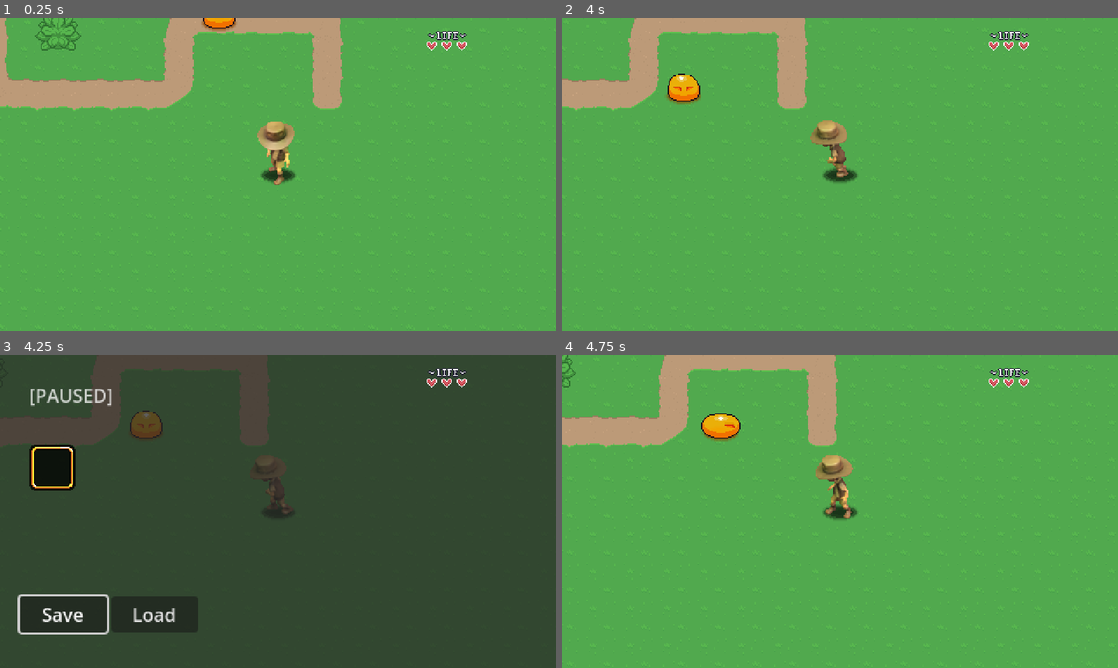
Above: before the commit, frames 1-4 (two rows, left to right).
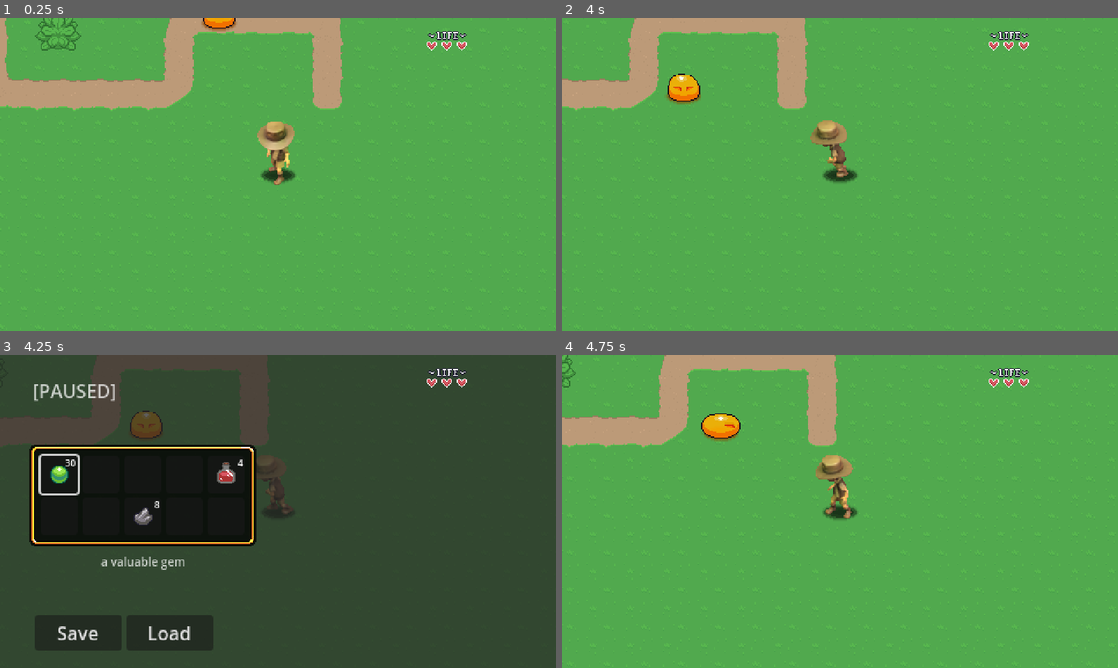
Above: after the commit, the same moments.

Repository: Pascal-Casier/michaelrpggameindy
Game: Godot game, scene res://playground.tscn
The game is run twice, just before and just after one commit, with the same random seed, the same clock (stepped at 60 frames per second) and the same inputs.
Inputs:
- Up to frame 1 (0.25 s): no input
- Up to frame 2 (4 s): tap Enter at 0.5 s; hold D (right) 0.53-1.28 s; hold Z (attack) 0.53-1.28 s; hold S (down) 1.28-2.03 s; tap Z (attack) at 1.35, 2.85 s; hold D (right) 2.03-2.78 s; hold Z (attack) 2.03-2.78 s; hold W (up) 2.78-3.53 s; hold A (left) from 3.53 s (still down); hold Z (attack) from 3.53 s (still down)
- Up to frame 3 (4.25 s): keep holding A (left); keep holding Z (attack); tap Escape (pause) at 4.15 s
- Up to frame 4 (4.75 s): release A (left) at 4.25 s; release Z (attack) at 4.25 s; click "Save" at 4.25 s

Frames 1-2 are identical in both runs. In frame 3, 18% of the frame differs, in the area x 3-47%, y 9-95%; in frame 4, nothing differs.

Commit message:
E16 inventory first part

Diff:
--- /dev/null
+++ b/GUI/Pause_menu/Inventory/Scripts/inventory_slot_ui.gd
@@ -0,0 +1,29 @@
+class_name InventorySlotUI extends Button
+
+
+var slot_data : SlotData : set = set_slot_data
+
+@onready var texture_rect: TextureRect = $TextureRect
+@onready var label: Label = $Label
+
+func _ready() -> void:
+	texture_rect.texture= null
+	label.text = ""
+	focus_entered.connect(item_focused)
+	focus_exited.connect(item_unfocused)
+
+func set_slot_data(value : SlotData) -> void:
+	slot_data = value
+	if slot_data == null:
+		return
+	texture_rect.texture = slot_data.item_data.texture
+	label.text = str(slot_data.quantity)
+
+func item_focused() -> void:
+	if slot_data !=  null:
+		if slot_data.item_data != null:
+			PauseMenu.update_item_description(slot_data.item_data.description)
+	pass
+
+func item_unfocused() -> void:
+	PauseMenu.update_item_description("")
--- /dev/null
+++ b/GUI/Pause_menu/Inventory/Scripts/inventory_ui.gd
@@ -0,0 +1,25 @@
+class_name InventoryUI extends Control
+
+
+const INVENTORY_SLOT= preload("res://GUI/Pause_menu/Inventory/inventory_slot.tscn")
+
+@export var data : InventoryData
+
+
+func _ready() -> void:
+	PauseMenu.shown.connect(update_inventory)
+	PauseMenu.hidden.connect(clear_inventory)
+	clear_inventory()
+	pass
+
+func clear_inventory() -> void:
+	for c in get_children():
+		c.queue_free()
+
+func update_inventory() -> void:
+	for s in data.slots:
+		var new_slot = INVENTORY_SLOT.instantiate()
+		add_child(new_slot)
+		new_slot.slot_data = s
+
+	get_child(0).grab_focus()
--- a/GUI/Pause_menu/Inventory/inventory_slot.tscn
+++ b/GUI/Pause_menu/Inventory/inventory_slot.tscn
@@ -1,8 +1,33 @@
-[gd_scene format=3 uid="uid://oabx2dntjjmq"]
+[gd_scene load_steps=4 format=3 uid="uid://oabx2dntjjmq"]
+
+[ext_resource type="Texture2D" uid="uid://cgtwvam2xfrc6" path="res://Items/Sprites/items.png" id="1_knipy"]
+[ext_resource type="Script" uid="uid://day5uuc3no7p8" path="res://GUI/Pause_menu/Inventory/Scripts/inventory_slot_ui.gd" id="1_svcoc"]
+
+[sub_resource type="AtlasTexture" id="AtlasTexture_svcoc"]
+atlas = ExtResource("1_knipy")
+region = Rect2(0, 0, 32, 32)
 
 [node name="InventorySlot" type="Button"]
+custom_minimum_size = Vector2(32, 32)
+offset_right = 32.0
+offset_bottom = 32.0
+script = ExtResource("1_svcoc")
+
+[node name="TextureRect" type="TextureRect" parent="."]
+layout_mode = 0
+offset_right = 32.0
+offset_bottom = 32.0
+texture = SubResource("AtlasTexture_svcoc")
+stretch_mode = 3
+
+[node name="Label" type="Label" parent="."]
+layout_mode = 1
 anchors_preset = 15
 anchor_right = 1.0
 anchor_bottom = 1.0
+offset_right = -1.0
 grow_horizontal = 2
 grow_vertical = 2
+theme_override_font_sizes/font_size = 8
+text = "99"
+horizontal_alignment = 2
--- a/GUI/Pause_menu/Inventory/player_inventory.tres
+++ b/GUI/Pause_menu/Inventory/player_inventory.tres
@@ -1,8 +1,10 @@
-[gd_resource type="Resource" script_class="InventoryData" load_steps=5 format=3 uid="uid://dqsnsovnmkkk1"]
+[gd_resource type="Resource" script_class="InventoryData" load_steps=9 format=3 uid="uid://dqsnsovnmkkk1"]
 
 [ext_resource type="Script" uid="uid://gsx6ms7nbwfc" path="res://GUI/Pause_menu/Inventory/Scripts/inventory_data.gd" id="1_hkasp"]
 [ext_resource type="Script" uid="uid://br02tj45haxos" path="res://GUI/Pause_menu/Inventory/Scripts/slot_data.gd" id="2_8fnfv"]
 [ext_resource type="Resource" uid="uid://b3wrvqdhoqrex" path="res://Items/gem.tres" id="3_8fnfv"]
+[ext_resource type="Resource" uid="uid://bucaencnhxirk" path="res://Items/potion.tres" id="4_6vbvx"]
+[ext_resource type="Resource" uid="uid://dshvlafdiqnm6" path="res://Items/stone.tres" id="5_5bsby"]
 
 [sub_resource type="Resource" id="Resource_p7mi0"]
 script = ExtResource("2_8fnfv")
@@ -10,7 +12,19 @@
 quantity = 30
 metadata/_custom_type_script = "uid://br02tj45haxos"
 
+[sub_resource type="Resource" id="Resource_0t6px"]
+script = ExtResource("2_8fnfv")
+item_data = ExtResource("4_6vbvx")
+quantity = 4
+metadata/_custom_type_script = "uid://br02tj45haxos"
+
+[sub_resource type="Resource" id="Resource_ex750"]
+script = ExtResource("2_8fnfv")
+item_data = ExtResource("5_5bsby")
+quantity = 8
+metadata/_custom_type_script = "uid://br02tj45haxos"
+
 [resource]
 script = ExtResource("1_hkasp")
-slots = Array[ExtResource("2_8fnfv")]([SubResource("Resource_p7mi0"), null, null])
+slots = Array[ExtResource("2_8fnfv")]([SubResource("Resource_p7mi0"), null, null, null, SubResource("Resource_0t6px"), null, null, SubResource("Resource_ex750"), null, null])
 metadata/_custom_type_script = "uid://gsx6ms7nbwfc"
--- a/GUI/Pause_menu/pause_menu.gd
+++ b/GUI/Pause_menu/pause_menu.gd
@@ -1,7 +1,11 @@
 extends CanvasLayer
 
-@onready var button_save: Button = $HBoxContainer/Button_Save
-@onready var button_load: Button = $HBoxContainer/Button_Load
+signal shown
+signal hidden
+
+@onready var button_save: Button = $Control/HBoxContainer/Button_Save
+@onready var button_load: Button = $Control/HBoxContainer/Button_Load
+@onready var item_description: Label = $Control/ItemDescription
 
 var is_paused := false
 
@@ -23,12 +27,13 @@
 	get_tree().paused = true
 	visible = true
 	is_paused = true
-	button_save.grab_focus()
+	shown.emit()
 
 func hide_pause_menu() -> void:
 	get_tree().paused = false
 	visible = false
 	is_paused = false
+	hidden.emit()
 
 func _on_save_pressed() -> void:
 	if !is_paused:
@@ -45,3 +50,6 @@
 	await LevelManager.level_load_started
 	hide_pause_menu()
 	pass
+
+func update_item_description(new_text : String) -> void:
+	item_description.text = new_text
--- a/GUI/Pause_menu/pause_menu.tscn
+++ b/GUI/Pause_menu/pause_menu.tscn
@@ -1,7 +1,10 @@
-[gd_scene load_steps=5 format=3 uid="uid://2nxrl30ba1hk"]
+[gd_scene load_steps=8 format=3 uid="uid://2nxrl30ba1hk"]
 
 [ext_resource type="Script" uid="uid://y7uaxhu0dwv6" path="res://GUI/Pause_menu/pause_menu.gd" id="1_4m15a"]
 [ext_resource type="Texture2D" uid="uid://cgtwvam2xfrc6" path="res://Items/Sprites/items.png" id="2_75sfk"]
+[ext_resource type="Script" uid="uid://dnrex5wjlk8uj" path="res://GUI/Pause_menu/Inventory/Scripts/inventory_ui.gd" id="3_8wqos"]
+[ext_resource type="PackedScene" uid="uid://oabx2dntjjmq" path="res://GUI/Pause_menu/Inventory/inventory_slot.tscn" id="3_40sp7"]
+[ext_resource type="Resource" uid="uid://dqsnsovnmkkk1" path="res://GUI/Pause_menu/Inventory/player_inventory.tres" id="4_jxlrx"]
 
 [sub_resource type="AtlasTexture" id="AtlasTexture_40sp7"]
 atlas = ExtResource("2_75sfk")
@@ -22,7 +25,16 @@
 process_mode = 3
 script = ExtResource("1_4m15a")
 
-[node name="ColorRect" type="ColorRect" parent="."]
+[node name="Control" type="Control" parent="."]
+layout_mode = 3
+anchors_preset = 15
+anchor_right = 1.0
+anchor_bottom = 1.0
+grow_horizontal = 2
+grow_vertical = 2
+
+[node name="ColorRect" type="ColorRect" parent="Control"]
+layout_mode = 1
 anchors_preset = 15
 anchor_right = 1.0
 anchor_bottom = 1.0
@@ -30,51 +42,93 @@
 grow_vertical = 2
 color = Color(0.152941, 0.14902, 0.14902, 0.745098)
 
-[node name="Label" type="Label" parent="."]
+[node name="Label" type="Label" parent="Control"]
 modulate = Color(1, 1, 1, 0.74902)
+layout_mode = 1
 anchors_preset = 8
 anchor_left = 0.5
 anchor_top = 0.5
 anchor_right = 0.5
 anchor_bottom = 0.5
-offset_left = -215.0
-offset_top = -112.0
-offset_right = -142.0
-offset_bottom = -89.0
+offset_left = -212.0
+offset_top = -116.0
+offset_right = -139.0
+offset_bottom = -93.0
 grow_horizontal = 2
 grow_vertical = 2
 text = "[PAUSED]"
 
-[node name="PanelContainer" type="PanelContainer" parent="."]
-offset_left = 25.0
-offset_top = 77.0
-offset_right = 65.0
-offset_bottom = 117.0
-theme_override_styles/panel = SubResource("StyleBoxTexture_8wqos")
-
-[node name="GridContainer" type="GridContainer" parent="PanelContainer"]
-layout_mode = 2
-columns = 5
-
-[node name="HBoxContainer" type="HBoxContainer" parent="."]
+[node name="ItemDescription" type="Label" parent="Control"]
+modulate = Color(1, 1, 1, 0.74902)
+layout_mode = 1
 anchors_preset = 8
 anchor_left = 0.5
 anchor_top = 0.5
 anchor_right = 0.5
 anchor_bottom = 0.5
-offset_left = -223.0
-offset_top = 73.0
-offset_right = -69.0
-offset_bottom = 104.0
+offset_left = -211.0
+offset_top = 36.0
+offset_right = -21.0
+offset_bottom = 84.0
+grow_horizontal = 2
+grow_vertical = 2
+theme_override_font_sizes/font_size = 10
+text = "this potion will restore health dfgdsfsdfdsfd"
+horizontal_alignment = 1
+autowrap_mode = 2
+
+[node name="PanelContainer" type="PanelContainer" parent="Control"]
+layout_mode = 0
+offset_left = 25.0
+offset_top = 77.0
+offset_right = 221.0
+offset_bottom = 165.0
+theme_override_styles/panel = SubResource("StyleBoxTexture_8wqos")
+
+[node name="GridContainer" type="GridContainer" parent="Control/PanelContainer"]
+layout_mode = 2
+columns = 5
+script = ExtResource("3_8wqos")
+data = ExtResource("4_jxlrx")
+
+[node name="InventorySlot" parent="Control/PanelContainer/GridContainer" instance=ExtResource("3_40sp7")]
+layout_mode = 2
+
+[node name="InventorySlot2" parent="Control/PanelContainer/GridContainer" instance=ExtResource("3_40sp7")]
+layout_mode = 2
+
+[node name="InventorySlot3" parent="Control/PanelContainer/GridContainer" instance=ExtResource("3_40sp7")]
+layout_mode = 2
+
+[node name="InventorySlot4" parent="Control/PanelContainer/GridContainer" instance=ExtResource("3_40sp7")]
+layout_mode = 2
+
+[node name="InventorySlot5" parent="Control/PanelContainer/GridContainer" instance=ExtResource("3_40sp7")]
+layout_mode = 2
+
+[node name="InventorySlot6" parent="Control/PanelContainer/GridContainer" instance=ExtResource("3_40sp7")]
+layout_mode = 2
+
+[node name="HBoxContainer" type="HBoxContainer" parent="Control"]
+layout_mode = 1
+anchors_preset = 8
+anchor_left = 0.5
+anchor_top = 0.5
+anchor_right = 0.5
+anchor_bottom = 0.5
+offset_left = -210.0
+offset_top = 89.0
+offset_right = -56.0
+offset_bottom = 120.0
 grow_horizontal = 2
 grow_vertical = 2
 
-[node name="Button_Save" type="Button" parent="HBoxContainer"]
+[node name="Button_Save" type="Button" parent="Control/HBoxContainer"]
 custom_minimum_size = Vector2(75, 0)
 layout_mode = 2
 text = "Save"
 
-[node name="Button_Load" type="Button" parent="HBoxContainer"]
+[node name="Button_Load" type="Button" parent="Control/HBoxContainer"]
 custom_minimum_size = Vector2(75, 0)
 layout_mode = 2
 text = "Load"
--- a/GUI/Scene_transition/Scene_transition.tscn
+++ b/GUI/Scene_transition/Scene_transition.tscn
@@ -1,6 +1,21 @@
 [gd_scene load_steps=7 format=3 uid="uid://c6tx5ssgcmj7c"]
 
 [ext_resource type="Script" uid="uid://dqt0en7fwr0qo" path="res://GUI/Scene_transition/scene_transition.gd" id="1_ta5vr"]
+
+[sub_resource type="Animation" id="Animation_yi3ou"]
+length = 0.001
+tracks/0/type = "value"
+tracks/0/imported = false
+tracks/0/enabled = true
+tracks/0/path = NodePath("ColorRect:color")
+tracks/0/interp = 1
+tracks/0/loop_wrap = true
+tracks/0/keys = {
+"times": PackedFloat32Array(0),
+"transitions": PackedFloat32Array(1),
+"update": 0,
+"values": [Color(0, 0, 0, 0)]
+}
 
 [sub_resource type="Animation" id="Animation_3q3a5"]
 resource_name = "default"
@@ -32,21 +47,6 @@
 "transitions": PackedFloat32Array(1, 1),
 "update": 0,
 "values": [Color(0, 0, 0, 1), Color(0, 0, 0, 0)]
-}
-
-[sub_resource type="Animation" id="Animation_yi3ou"]
-length = 0.001
-tracks/0/type = "value"
-tracks/0/imported = false
-tracks/0/enabled = true
-tracks/0/path = NodePath("ColorRect:color")
-tracks/0/interp = 1
-tracks/0/loop_wrap = true
-tracks/0/keys = {
-"times": PackedFloat32Array(0),
-"transitions": PackedFloat32Array(1),
-"update": 0,
-"values": [Color(0, 0, 0, 0)]
 }
 
 [sub_resource type="Animation" id="Animation_2sj4q"]
--- a/Levels/level_transition.tscn
+++ b/Levels/level_transition.tscn
@@ -4,7 +4,7 @@
 
 [sub_resource type="RectangleShape2D" id="RectangleShape2D_xkh2t"]
 resource_local_to_scene = true
-size = Vector2(64, 32)
+size = Vector2(32, 64)
 
 [node name="LevelTransition" type="Area2D"]
 collision_layer = 0
@@ -12,5 +12,6 @@
 script = ExtResource("1_cut12")
 
 [node name="CollisionShape2D" type="CollisionShape2D" parent="."]
+position = Vector2(-16, 0)
 shape = SubResource("RectangleShape2D_xkh2t")
 debug_color = Color(0.580714, 0.0363159, 0.929688, 0.42)
Not shown, added: GUI/Pause_menu/Inventory/Scripts/inventory_slot_ui.gd.uid
Not shown, added: GUI/Pause_menu/Inventory/Scripts/inventory_ui.gd.uid
